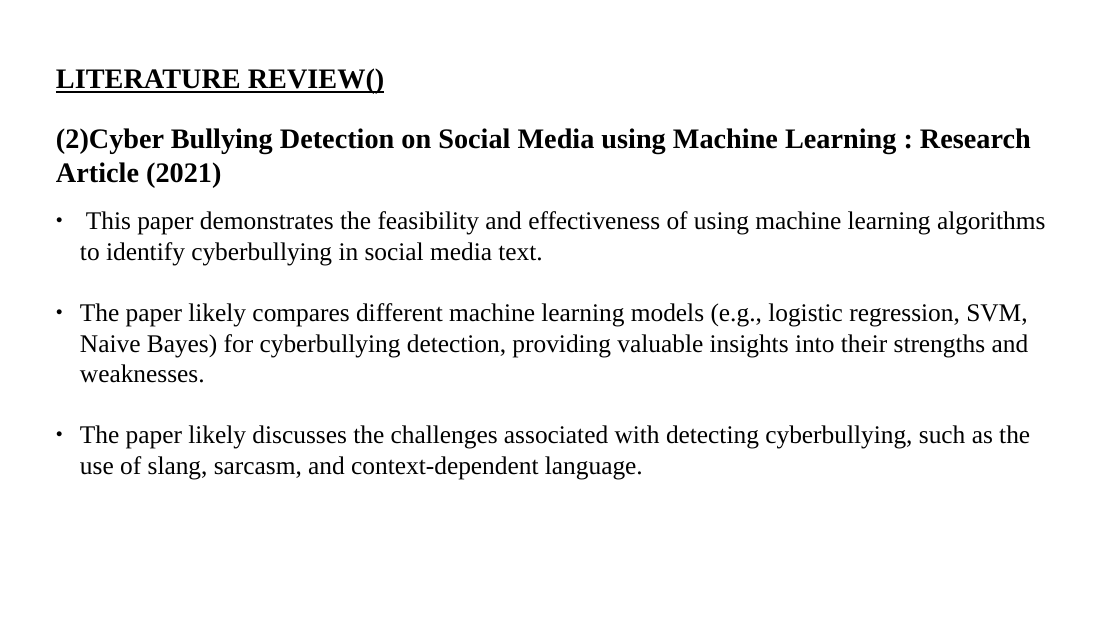
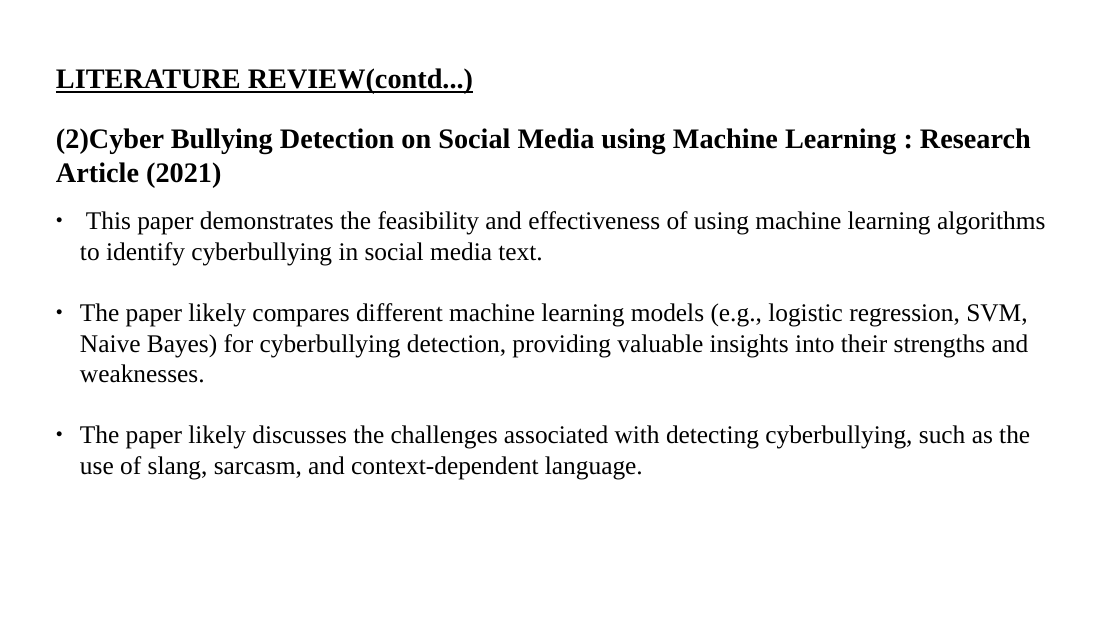
Before and after one commit to ihsanul1234/mini_project_ppt, a slide deck: slide 7 of 14.pptx. Drawn at 1120x630 pixels with LibreOffice and Linux fonts; fonts in the diff are those of the drawing. Boxes give left, top, right and bottom in pixels: in the first picture for what was removed or moved away, otherwise in the second. Text is boxed around its words. In the diff, an @@ line names an element or a change of style, - is before the commit and + after.

```diff
--- a/14.pptx
+++ b/14.pptx
@@ title at (56,68,473,94): text changed @@
-LITERATURE REVIEW()
+LITERATURE REVIEW(contd...)
```
Also in this commit, not shown: 1 other slide changed, 1 other file.
